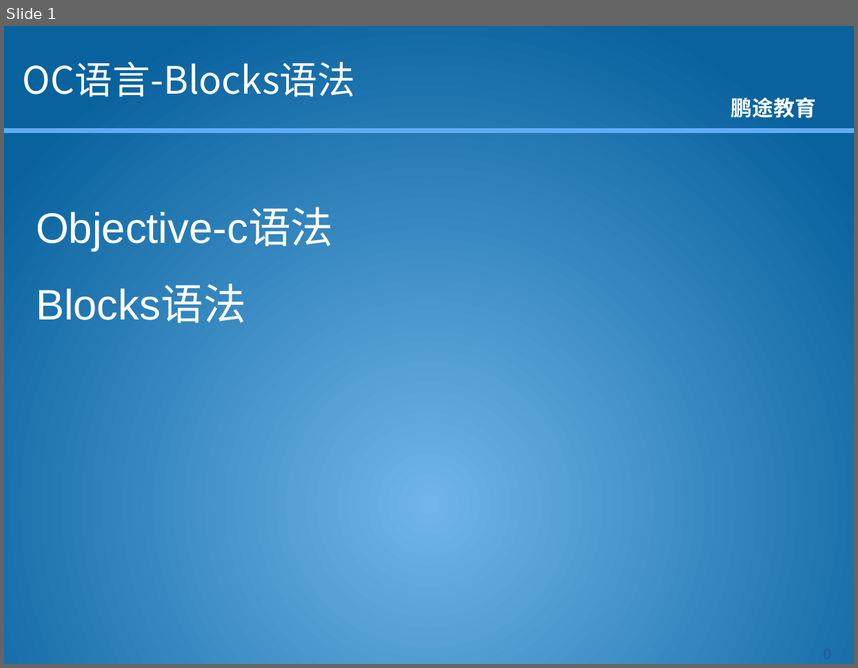
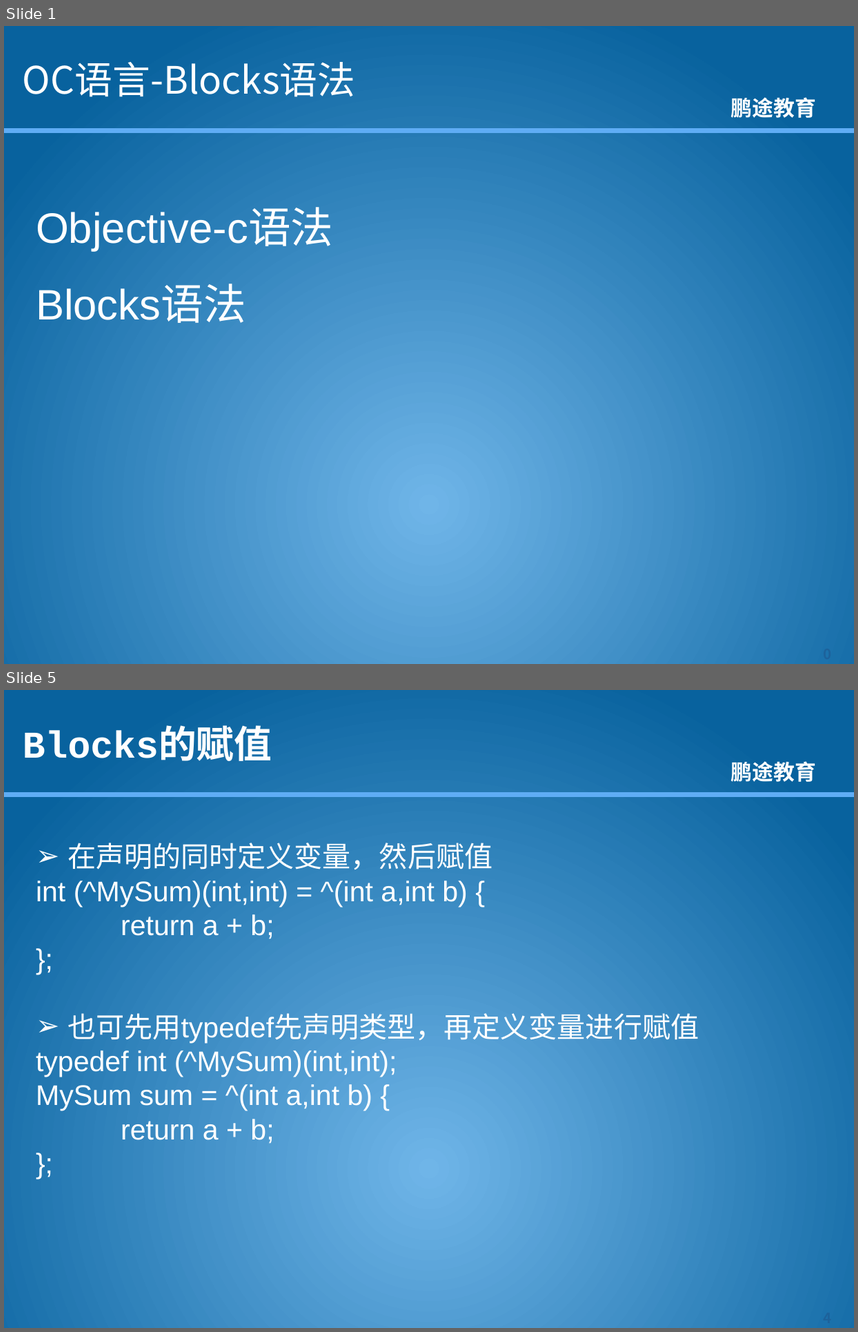
Before and after one commit to kkdmh77/gjh_baoche, a slide deck: 资料/课件/OC/OC语言-1.9-Blocks语法.pptx. Shown one above the other, each under a label of ours: slide 1 before the commit, slides 1 and 5 after it; the slides between them are not shown. The pictures are 858x668 and 858x1332 pixels, drawn with LibreOffice and Linux fonts; fonts in the diff are those of the drawing; background and template pictures are left out. Boxes give left, top, right and bottom in pixels: in the first picture for what was removed or moved away, otherwise in the second. Text is boxed around its words. In the diff, an @@ line names an element or a change of style, - is before the commit and + after.

```diff
--- a/资料/课件/OC/OC语言-1.9-Blocks语法.pptx
+++ b/资料/课件/OC/OC语言-1.9-Blocks语法.pptx
@@ slide 5 added at [4,690,854,1328], background picture (left out); not listed: 2 template elements that a slide beside it also shows @@
@@ title added at [23,731,272,761], 32 pt, text #FFFFFF, bold @@
+Blocks的赋值
@@ text added at [36,842,699,1143], 24 pt, text #FFFFFF @@
+➢ 在声明的同时定义变量，然后赋值
+int (^MySum)(int,int) = ^(int a,int b) {
+return a + b;
+};
+➢ 也可先用typedef先声明类型，再定义变量进行赋值
+typedef int (^MySum)(int,int);
+MySum sum = ^(int a,int b) {
+return a + b;
+};
@@ page number added at [791,1303,854,1328], 12 pt, text #1D629B, bold @@
+4
```
Also in this commit, not shown: 4 other slides added, 8 other files.
